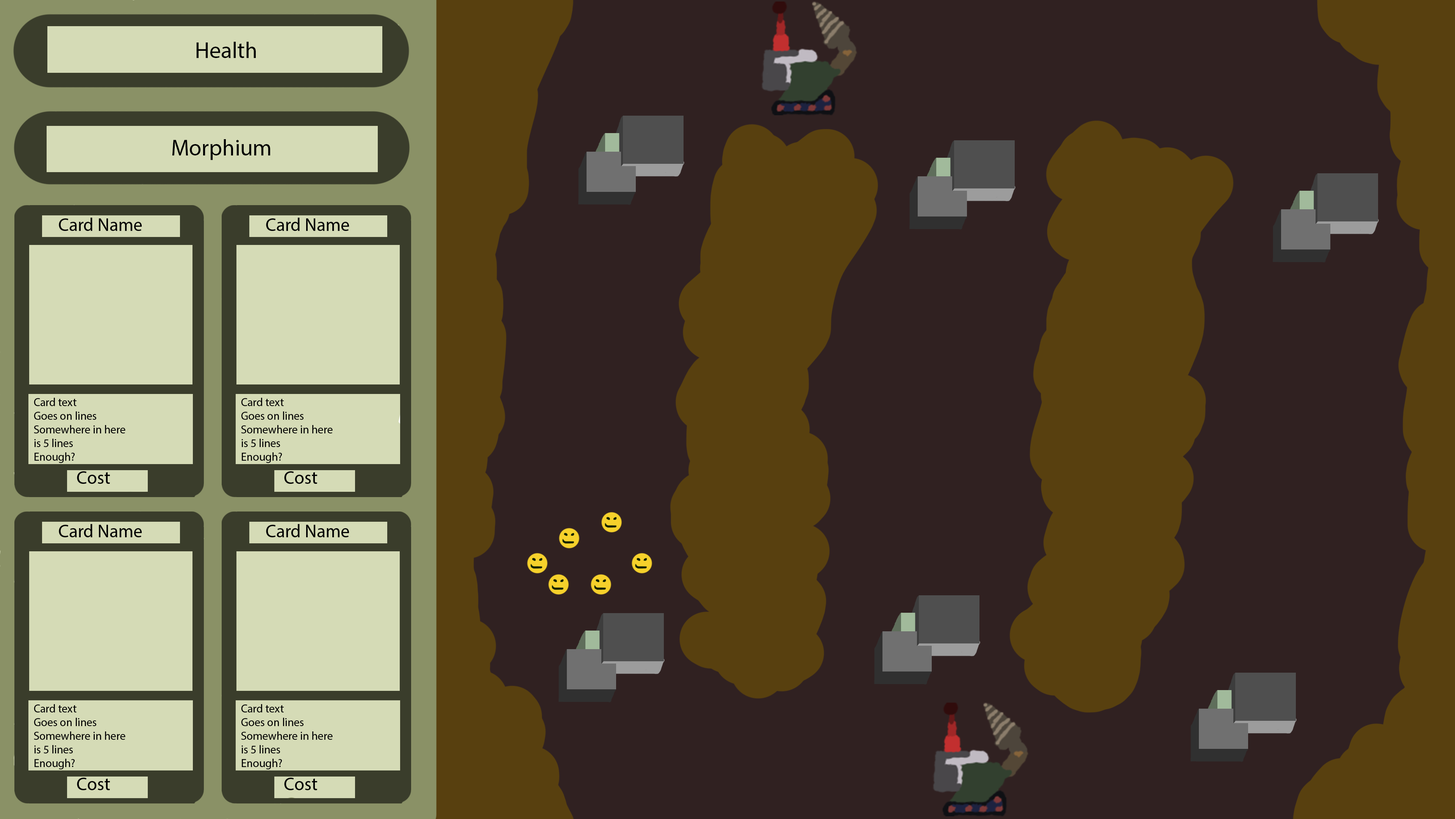
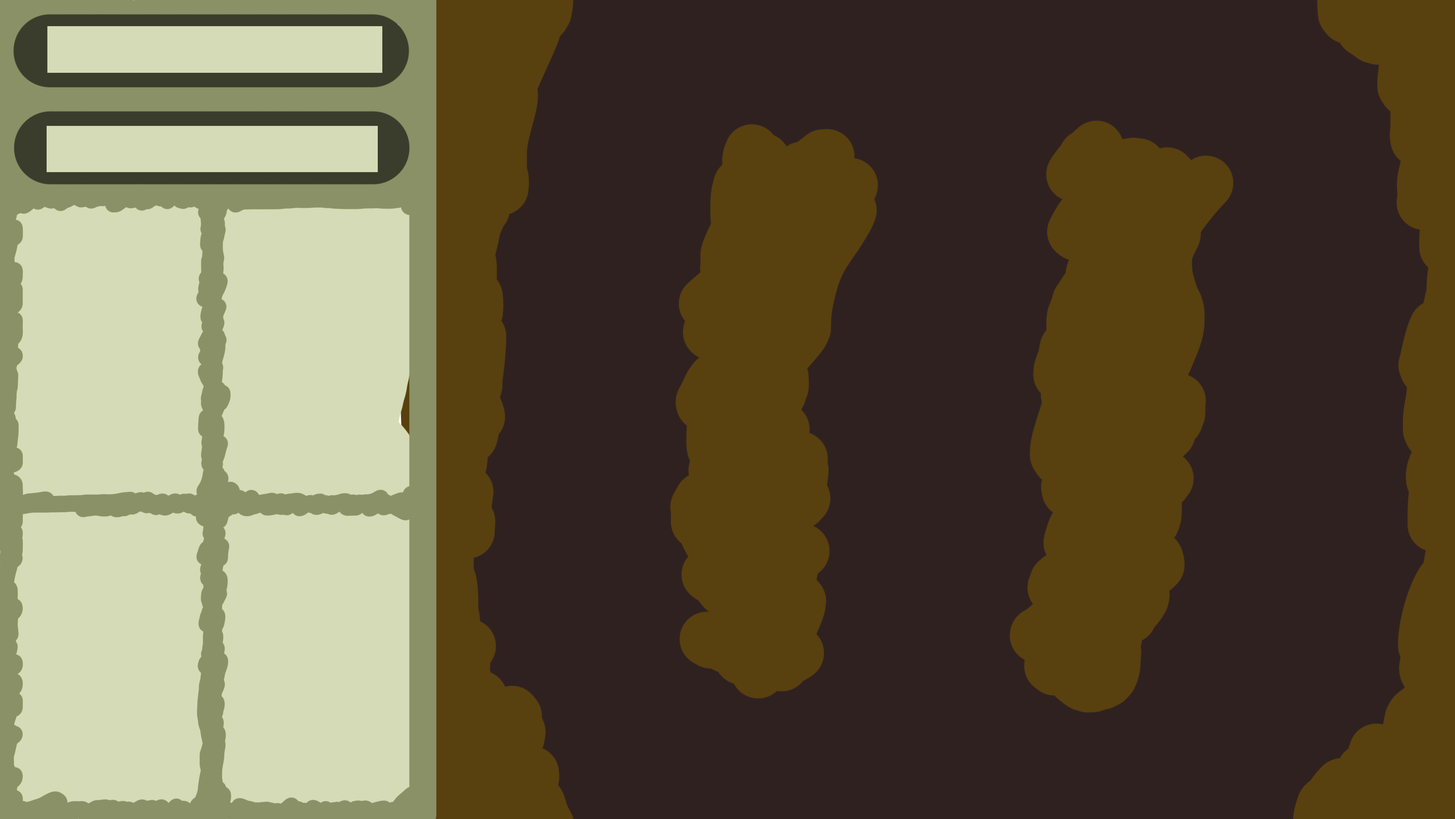
Layered file, before and after one edit (1455 x 819). Changes by layer:
hid "Morphium" over [left=172, top=139, right=271, bottom=160]
hid "Health" over [left=196, top=41, right=256, bottom=58]
hid "Layer 4" over [left=221, top=205, right=412, bottom=497]
hid "Layer 3" over [left=14, top=205, right=204, bottom=497]
hid "Layer 2" over [left=221, top=511, right=412, bottom=804]
hid "Layer 1" over [left=14, top=511, right=204, bottom=804]
hid "Layer 21" over [left=761, top=1, right=859, bottom=116]
hid "Layer 20" over [left=932, top=702, right=1030, bottom=816]
hid "Layer 19" over [left=631, top=552, right=653, bottom=574]
hid "Layer 18" over [left=526, top=552, right=549, bottom=574]
hid "Layer 17" over [left=601, top=511, right=623, bottom=533]
hid "Layer 16" over [left=590, top=573, right=612, bottom=595]
hid "Layer 15" over [left=558, top=527, right=580, bottom=549]
hid "Layer 14" over [left=548, top=573, right=570, bottom=595]
hid "Layer 13" over [left=1273, top=173, right=1380, bottom=263]
hid "Layer 12" over [left=909, top=140, right=1017, bottom=230]
hid "Layer 11" over [left=578, top=115, right=685, bottom=205]
hid "Layer 10" over [left=1190, top=672, right=1298, bottom=762]
hid "Layer 9" over [left=874, top=595, right=981, bottom=685]
hid "Layer 8" over [left=558, top=612, right=666, bottom=702]
